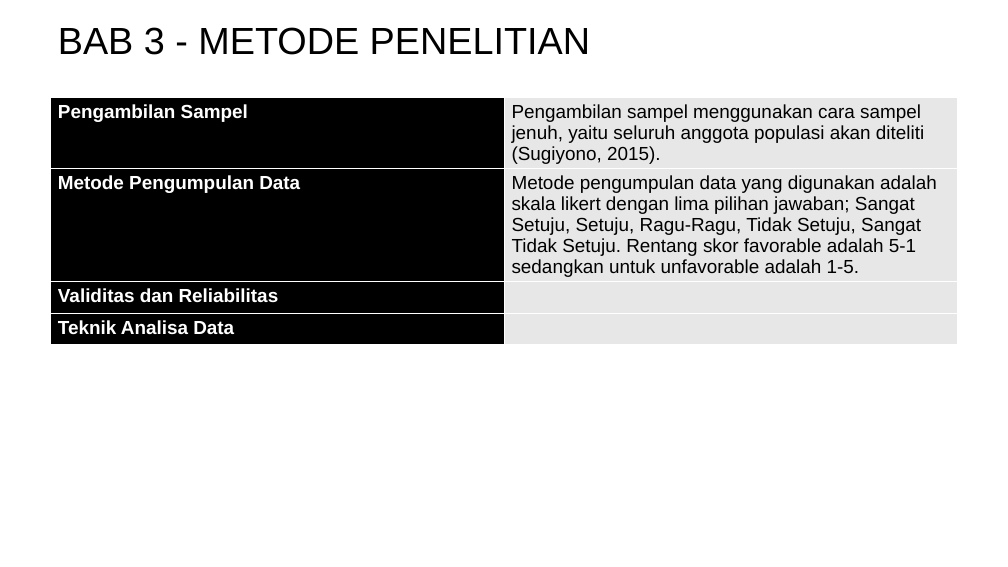
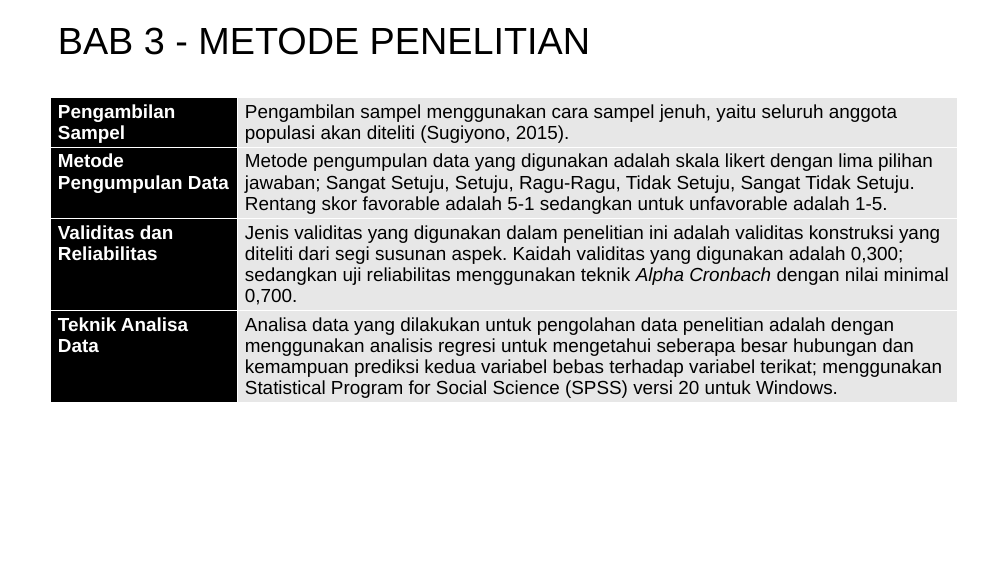
Before and after one commit to mzaini30/skripsi, a slide deck: slide 8 of seminar proposal.pptx. Drawn at 1008x567 pixels with LibreOffice and Linux fonts; fonts in the diff are those of the drawing; background and template pictures are left out. Boxes give left, top, right and bottom in pixels: in the first picture for what was removed or moved away, otherwise in the second. Text is boxed around its words. In the diff, an @@ line names an element or a change of style, - is before the commit and + after.

```diff
--- a/seminar proposal.pptx
+++ b/seminar proposal.pptx
@@ table at (x1=51, y1=97, x2=958, y2=422) @@
-row 3, column 2: 
+row 3, column 2: Jenis validitas yang digunakan dalam penelitian ini adalah validitas konstruksi yang diteliti dari segi susunan aspek. Kaidah validitas yang digunakan adalah 0,300; sedangkan uji reliabilitas menggunakan teknik Alpha Cronbach dengan nilai minimal 0,700.
-row 4, column 2: 
+row 4, column 2: Analisa data yang dilakukan untuk pengolahan data penelitian adalah dengan menggunakan analisis regresi untuk mengetahui seberapa besar hubungan dan kemampuan prediksi kedua variabel bebas terhadap variabel terikat; menggunakan Statistical Program for Social Science (SPSS) versi 20 untuk Windows.
```
Also in this commit, not shown: 1 slide added, 2 other files.
